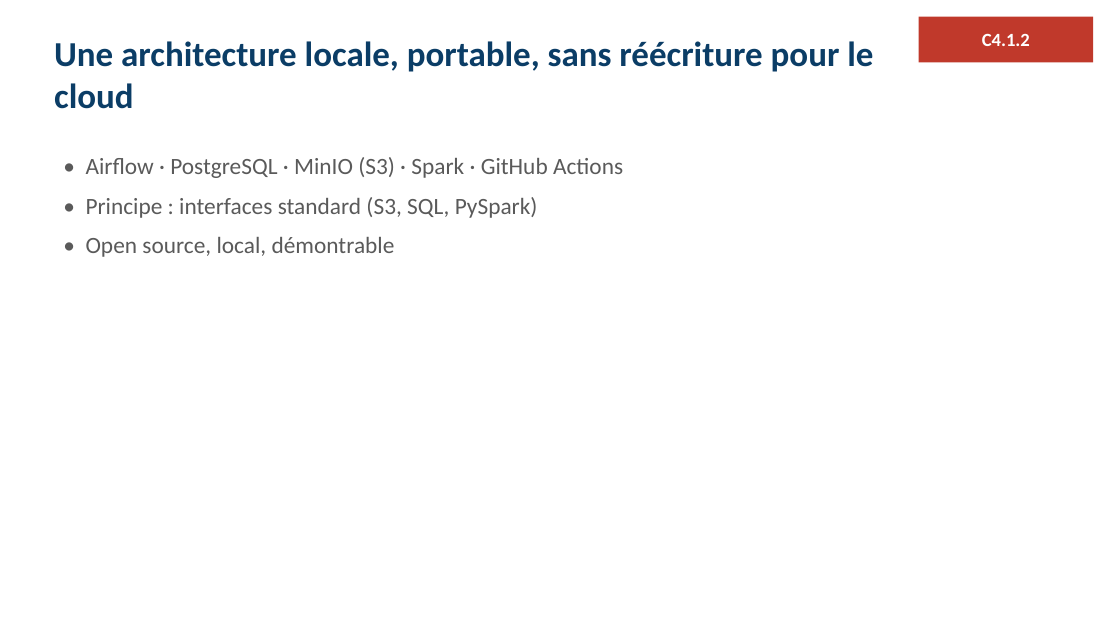
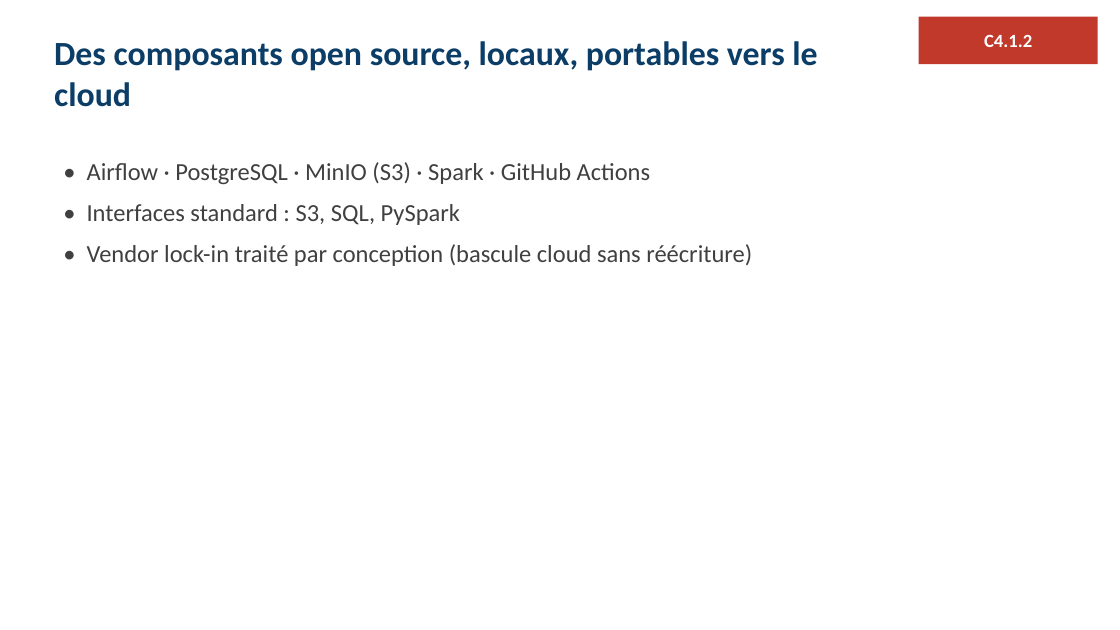
Before and after one commit to ratpiGene/ELT-Eckert, a slide deck: slide 5 of soutenance/support_eckert.pptx (slide 12 before the commit). Drawn at 1120x630 pixels with LibreOffice and Linux fonts; fonts in the diff are those of the drawing. Boxes give left, top, right and bottom in pixels: in the first picture for what was removed or moved away, otherwise in the second. Text is boxed around its words. In the diff, an @@ line names an element or a change of style, - is before the commit and + after.

```diff
--- a/soutenance/support_eckert.pptx
+++ b/soutenance/support_eckert.pptx
@@ rectangle "C4.1.2": place and size @@
-rectangle "C4.1.2" at (919,17,1094,63)
+rectangle "C4.1.2" at (919,17,1098,65)
@@ text at (54,41,817,107): text changed; size 30 to 29 pt @@
-Une architecture locale, portable, sans réécriture pour le cloud
+Des composants open source, locaux, portables vers le cloud
@@ text at (87,162,650,184): size 20 to 21 pt, text colour #5A5A5A to #404040 in "• Airflow · PostgreSQL · MinIO (S3) ..." @@
@@ text at (87,204,752,266): text changed; size 20 to 21 pt; text colour #5A5A5A to #404040 @@
-• Principe : interfaces standard (S3, SQL, PySpark)
-• Open source, local, démontrable
+• Interfaces standard : S3, SQL, PySpark
+• Vendor lock-in traité par conception (bascule cloud sans réécriture)
```
Also in this commit, not shown: 19 other slides changed, 28 slides removed, 2 other files.
